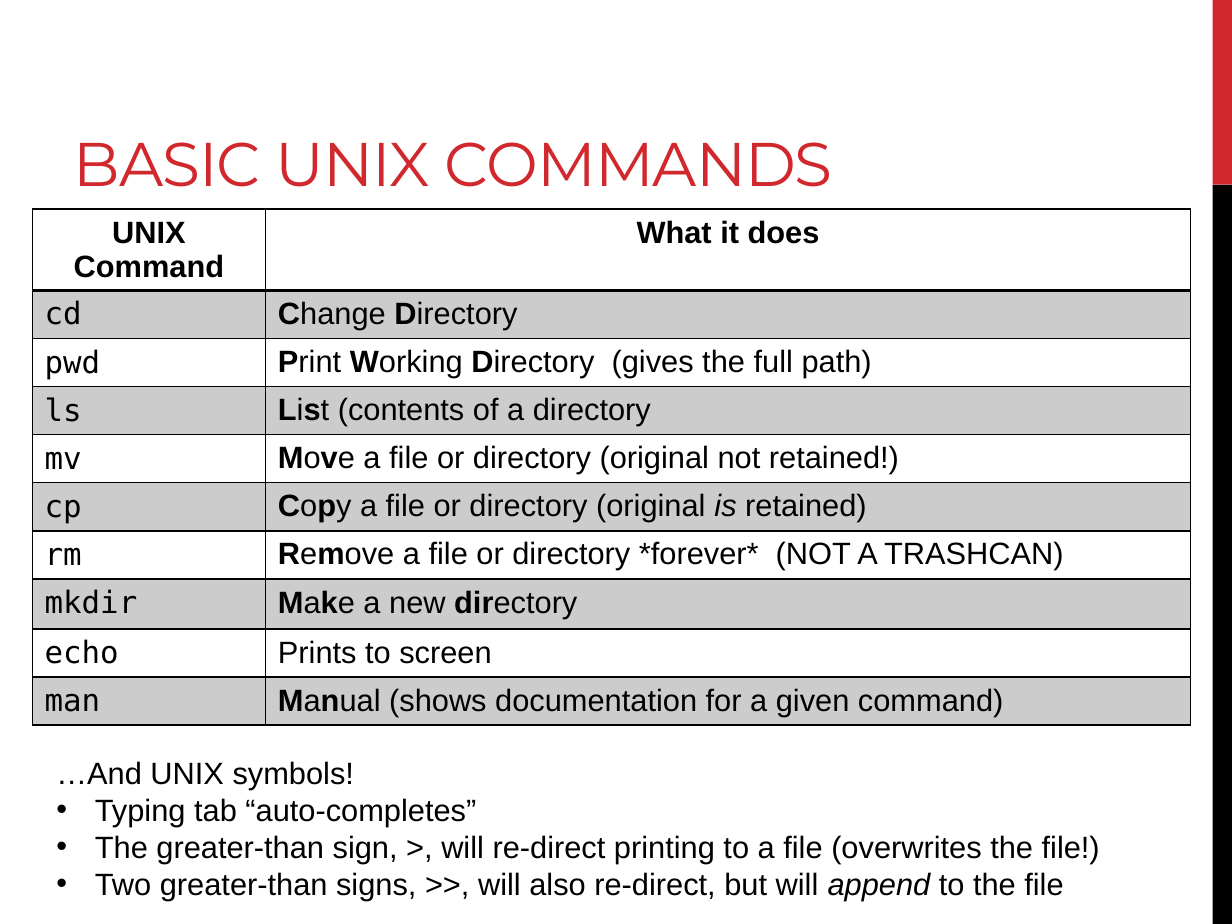
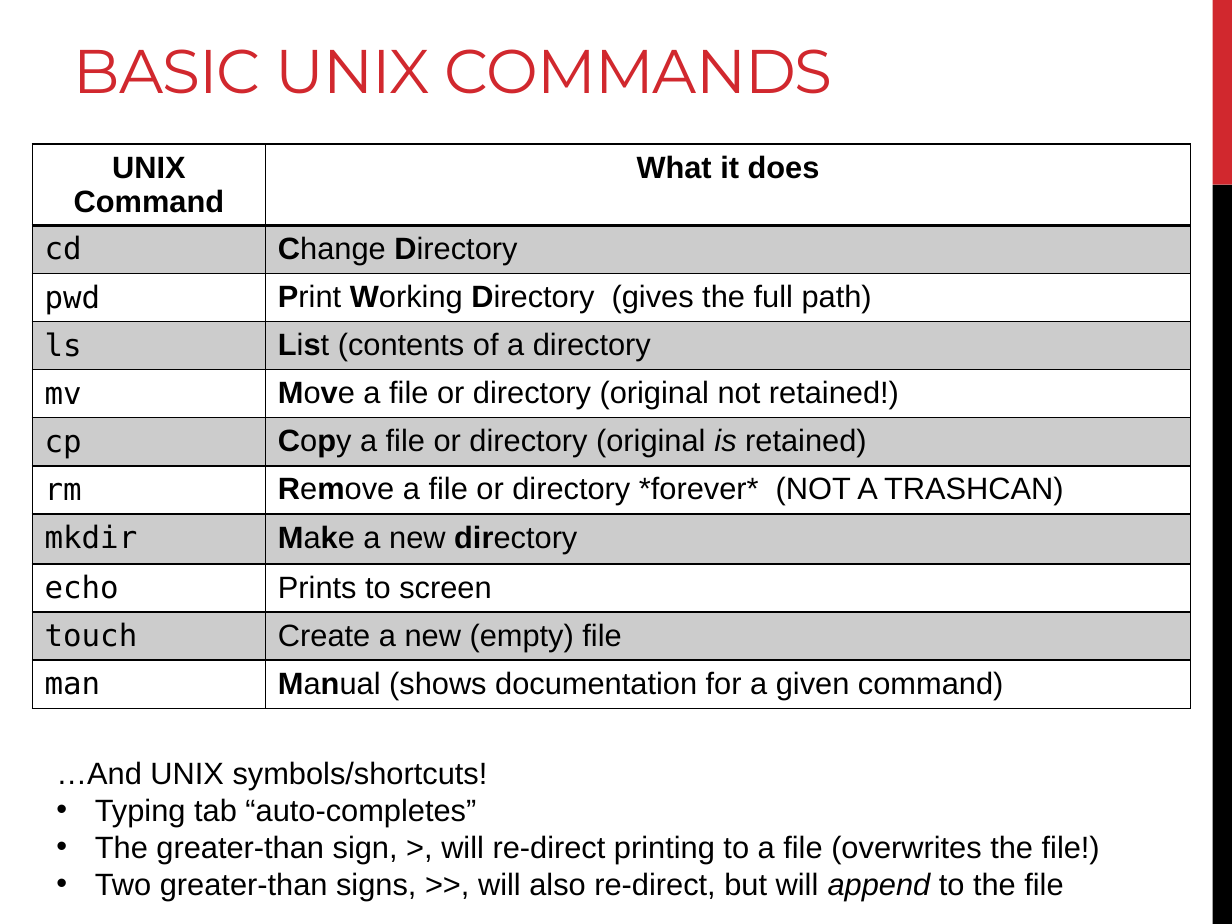
Before and after one commit to BjornFJohansson/ccbb_bigdata2015_python, a slide deck: slide 17 of slides/day1_slides.pptx (slide 18 before the commit). Drawn at 1232x924 pixels with LibreOffice and Linux fonts; fonts in the diff are those of the drawing. Boxes give left, top, right and bottom in pixels: in the first picture for what was removed or moved away, otherwise in the second. Text is boxed around its words. In the diff, an @@ line names an element or a change of style, - is before the commit and + after.

```diff
--- a/slides/day1_slides.pptx
+++ b/slides/day1_slides.pptx
@@ text "BASIC UNIX COMMANDS": place and size @@
-text "BASIC UNIX COMMANDS" at (74, 142, 833, 187)
+text "BASIC UNIX COMMANDS" at (74, 49, 833, 94)
@@ table at (32, 144, 1190, 724) @@
+row 10: touch | Create a new (empty) file
@@ table: place and size @@
-table at (32, 209, 1190, 740)
+table at (32, 144, 1190, 724)
@@ text at (56, 761, 488, 790): text changed @@
-…And UNIX symbols!
+…And UNIX symbols/shortcuts!
```
Also in this commit, not shown: 1 other slide changed, 1 slide removed, 4 other files.
